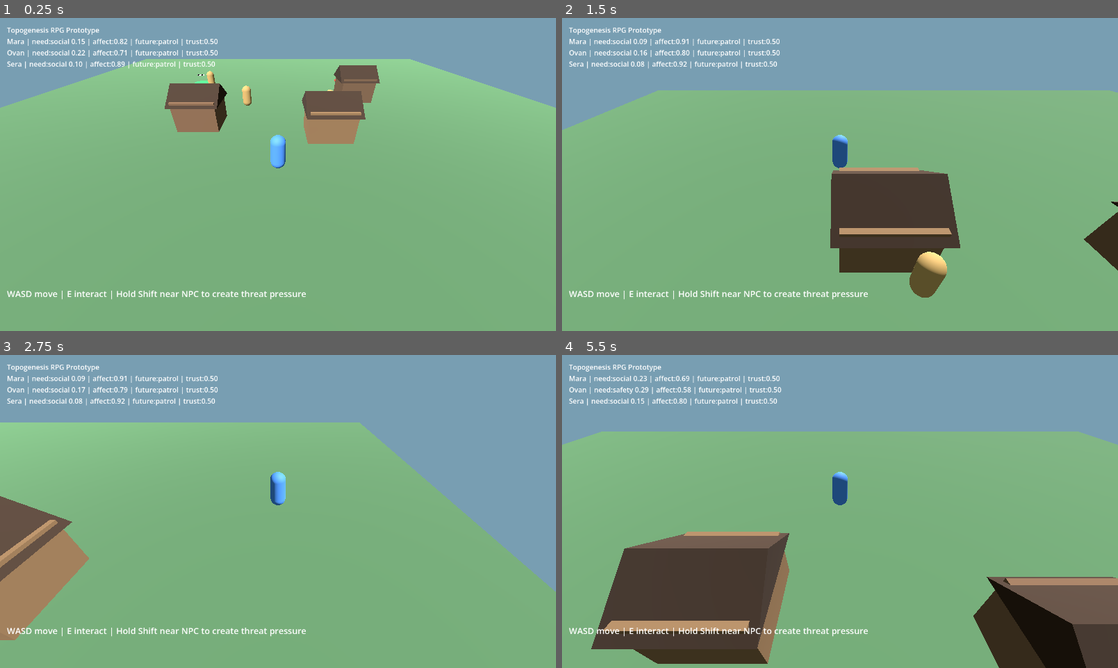
Above: before the commit, frames 1-4 (two rows, left to right).
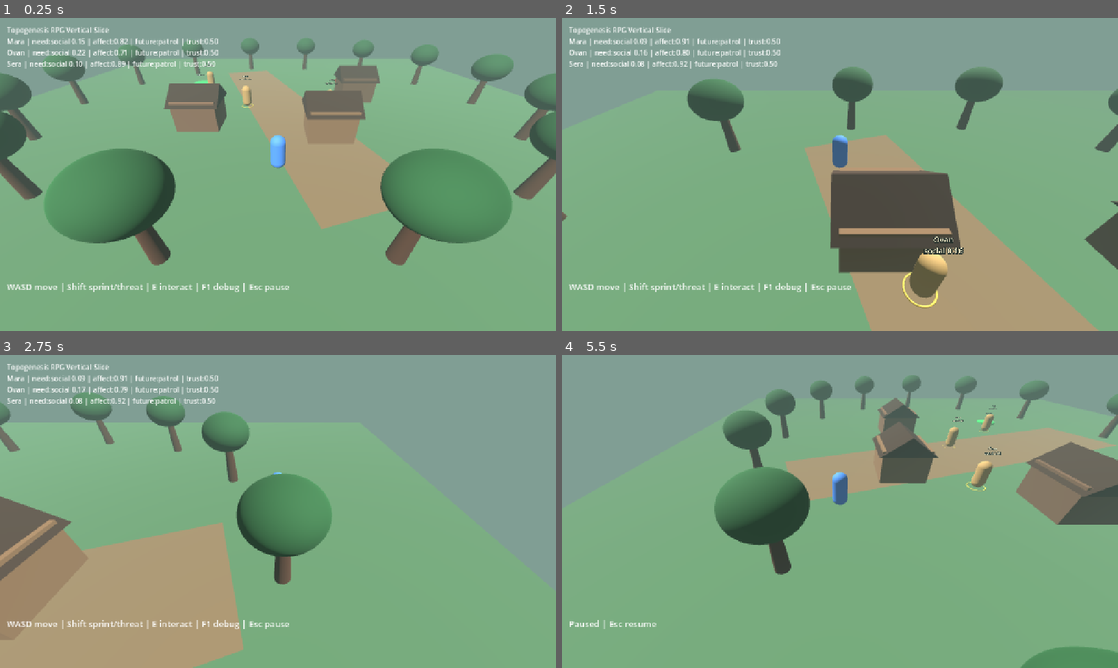
Above: after the commit, the same moments.

Repository: Homeo-X/Topogenesis
Game: Godot game, scene res://scenes/main.tscn
Two runs of this game, one before a commit and one after it. Both use one fixed random seed, a clock stepped at 60 frames per second and the inputs below.
Inputs:
- Up to frame 1 (0.25 s): no input
- Up to frame 2 (1.5 s): hold D (move_right, bound only after the commit) 0.53-1.28 s; hold E (interact, bound only after the commit) 0.53-1.28 s; tap Shift (sprint, bound only after the commit) at 0.8, 1.35 s; hold S (move_back, bound only after the commit) from 1.28 s (still down)
- Up to frame 3 (2.75 s): tap E (interact, bound only after the commit) at 1.55 s; release S (move_back, bound only after the commit) at 2.03 s; hold D (move_right, bound only after the commit) from 2.03 s (still down); hold E (interact, bound only after the commit) from 2.03 s (still down); tap Shift (sprint, bound only after the commit) at 2.3 s
- Up to frame 4 (5.5 s): release D (move_right, bound only after the commit) at 2.78 s; release E (interact, bound only after the commit) at 2.78 s; hold W (move_forward, bound only after the commit) 2.78-3.53 s; tap Shift (sprint, bound only after the commit) at 2.85, 3.8, 4.35, 5.3 s; tap E (interact, bound only after the commit) at 3.05, 4.55 s; hold E (interact, bound only after the commit) 3.53-4.28 s; hold A (move_left, bound only after the commit) 3.53-5.03 s; tap Escape (pause, bound only after the commit) at 4.15 s; tap F1 (toggle_debug, bound only after the commit) at 4.9 s; hold S (move_back, bound only after the commit) from 5.03 s (still down); hold E (interact, bound only after the commit) from 5.03 s (still down)

The runs differ from the first frame. In frame 1, 40% of the frame differs, in the area x 0-100%, y 0-90%; in frame 2, 39%; in frame 3, 50%; in frame 4, 60%, in the area x 0-100%, y 0-100%.

Commit message:
Upgrade Godot RPG vertical slice

Diff:
--- a/godot/project.godot
+++ b/godot/project.godot
@@ -5,7 +5,7 @@
 
 [application]
 
-config/name="Topogenesis RPG Prototype"
+config/name="Topogenesis RPG Vertical Slice"
 run/main_scene="res://scenes/main.tscn"
 config/features=PackedStringArray("4.6")
 config/icon="res://icon.svg"
@@ -18,7 +18,13 @@
 
 window/size/viewport_width=1280
 window/size/viewport_height=720
+window/stretch/mode="canvas_items"
+
+[physics]
+
+3d/run_on_separate_thread=true
 
 [rendering]
 
 renderer/rendering_method="forward_plus"
+anti_aliasing/quality/msaa_3d=2
--- a/godot/scripts/debug_hud.gd
+++ b/godot/scripts/debug_hud.gd
@@ -2,6 +2,8 @@
 
 var info_label: Label
 var dialogue_label: Label
+var prompt_label: Label
+var debug_visible := true
 var dialogue_timer := 0.0
 
 
@@ -13,19 +15,28 @@
 	add_child(info_label)
 
 	dialogue_label = Label.new()
-	dialogue_label.position = Vector2(16, 620)
+	dialogue_label.position = Vector2(16, 604)
 	dialogue_label.size = Vector2(1100, 80)
 	dialogue_label.add_theme_font_size_override("font_size", 20)
-	dialogue_label.text = "WASD move | E interact | Hold Shift near NPC to create threat pressure"
+	dialogue_label.text = "WASD move | Shift sprint/threat | E interact | F1 debug | Esc pause"
 	add_child(dialogue_label)
+
+	prompt_label = Label.new()
+	prompt_label.position = Vector2(16, 560)
+	prompt_label.size = Vector2(900, 40)
+	prompt_label.add_theme_font_size_override("font_size", 18)
+	add_child(prompt_label)
 
 
 func _process(delta: float) -> void:
 	dialogue_timer = maxf(0.0, dialogue_timer - delta)
+	if Input.is_action_just_pressed("toggle_debug"):
+		debug_visible = not debug_visible
+		info_label.visible = debug_visible
 	if dialogue_timer <= 0.0 and not dialogue_label.text.begins_with("WASD"):
-		dialogue_label.text = "WASD move | E interact | Hold Shift near NPC to create threat pressure"
+		dialogue_label.text = "WASD move | Shift sprint/threat | E interact | F1 debug | Esc pause"
 
-	var lines: Array[String] = ["Topogenesis RPG Prototype"]
+	var lines: Array[String] = ["Topogenesis RPG Vertical Slice"]
 	for npc in get_tree().get_nodes_in_group("npc"):
 		if npc.has_method("debug_summary"):
 			lines.append(npc.debug_summary())
@@ -35,3 +46,15 @@
 func show_dialogue(text: String) -> void:
 	dialogue_label.text = text
 	dialogue_timer = 5.0
+
+
+func set_prompt(text: String) -> void:
+	prompt_label.text = text
+
+
+func show_pause(paused: bool) -> void:
+	if paused:
+		dialogue_label.text = "Paused | Esc resume"
+		dialogue_timer = 999.0
+	else:
+		dialogue_timer = 0.0
--- a/godot/scripts/main.gd
+++ b/godot/scripts/main.gd
@@ -3,9 +3,11 @@
 var hud: CanvasLayer
 var nearest_npc: Node = null
 var interact_was_down := false
+var is_paused := false
 
 
 func _ready() -> void:
+	_configure_input_actions()
 	_build_lighting()
 	_build_ground()
 	_build_village()
@@ -16,12 +18,47 @@
 
 
 func _process(_delta: float) -> void:
+	if Input.is_action_just_pressed("pause"):
+		_toggle_pause()
+	if is_paused:
+		return
 	nearest_npc = _find_nearest_npc()
-	var interact_down := Input.is_key_pressed(KEY_E)
+	if nearest_npc != null:
+		hud.set_prompt("Press E to speak with %s" % nearest_npc.name)
+	else:
+		hud.set_prompt("")
+	var interact_down := Input.is_action_pressed("interact")
 	if nearest_npc != null and interact_down and not interact_was_down:
 		if nearest_npc.has_method("interact"):
 			hud.show_dialogue(nearest_npc.interact())
 	interact_was_down = interact_down
+
+
+func _configure_input_actions() -> void:
+	_ensure_key_action("move_forward", KEY_W)
+	_ensure_key_action("move_back", KEY_S)
+	_ensure_key_action("move_left", KEY_A)
+	_ensure_key_action("move_right", KEY_D)
+	_ensure_key_action("interact", KEY_E)
+	_ensure_key_action("sprint", KEY_SHIFT)
+	_ensure_key_action("pause", KEY_ESCAPE)
+	_ensure_key_action("toggle_debug", KEY_F1)
+
+
+func _ensure_key_action(action_name: StringName, keycode: Key) -> void:
+	if not InputMap.has_action(action_name):
+		InputMap.add_action(action_name)
+	if InputMap.action_get_events(action_name).is_empty():
+		var event := InputEventKey.new()
+		event.keycode = keycode
+		InputMap.action_add_event(action_name, event)
+
+
+func _toggle_pause() -> void:
+	is_paused = not is_paused
+	get_tree().paused = is_paused
+	hud.process_mode = Node.PROCESS_MODE_ALWAYS
+	hud.show_pause(is_paused)
 
 
 func _build_lighting() -> void:
@@ -37,6 +74,9 @@
 	env.ambient_light_source = Environment.AMBIENT_SOURCE_COLOR
 	env.ambient_light_color = Color(0.55, 0.60, 0.58)
 	env.ambient_light_energy = 0.8
+	env.fog_enabled = true
+	env.fog_density = 0.018
+	env.fog_light_color = Color(0.50, 0.62, 0.58)
 	world.environment = env
 	add_child(world)
 
@@ -51,6 +91,7 @@
 	mat.roughness = 1.0
 	ground.material_override = mat
 	add_child(ground)
+	_add_path()
 
 	var body := StaticBody3D.new()
 	var collision := CollisionShape3D.new()
@@ -69,6 +110,49 @@
 		[Vector3(6.5, 0.0, -1.5), Color(0.40, 0.30, 0.22)],
 	]:
 		_add_hut(item[0], item[1])
+	for i in range(14):
+		var angle := TAU * float(i) / 14.0
+		_add_tree(Vector3(cos(angle) * 16.0, 0.0, sin(angle) * 14.0))
+
+
+func _add_path() -> void:
+	var path := MeshInstance3D.new()
+	var plane := PlaneMesh.new()
+	plane.size = Vector2(5.0, 25.0)
+	path.mesh = plane
+	path.position = Vector3(0.0, 0.012, 0.0)
+	path.rotation_degrees.y = 18.0
+	var mat := StandardMaterial3D.new()
+	mat.albedo_color = Color(0.48, 0.40, 0.28)
+	mat.roughness = 1.0
+	path.material_override = mat
+	add_child(path)
+
+
+func _add_tree(pos: Vector3) -> void:
+	var trunk := MeshInstance3D.new()
+	var trunk_mesh := CylinderMesh.new()
+	trunk_mesh.top_radius = 0.18
+	trunk_mesh.bottom_radius = 0.28
+	trunk_mesh.height = 2.1
+	trunk.mesh = trunk_mesh
+	trunk.position = pos + Vector3(0.0, 1.05, 0.0)
+	var trunk_mat := StandardMaterial3D.new()
+	trunk_mat.albedo_color = Color(0.28, 0.17, 0.10)
+	trunk.material_override = trunk_mat
+	add_child(trunk)
+
+	var crown := MeshInstance3D.new()
+	var crown_mesh := SphereMesh.new()
+	crown_mesh.radius = 1.15
+	crown_mesh.height = 1.8
+	crown.mesh = crown_mesh
+	crown.position = pos + Vector3(0.0, 2.65, 0.0)
+	var crown_mat := StandardMaterial3D.new()
+	crown_mat.albedo_color = Color(0.14, 0.34, 0.18)
+	crown_mat.roughness = 0.9
+	crown.material_override = crown_mat
+	add_child(crown)
 
 
 func _add_hut(pos: Vector3, color: Color) -> void:
--- a/godot/scripts/npc_controller.gd
+++ b/godot/scripts/npc_controller.gd
@@ -6,6 +6,8 @@
 
 var wander_angle := 0.0
 var state: Dictionary = {}
+var overhead_label: Label3D
+var pressure_ring: MeshInstance3D
 
 
 func _ready() -> void:
@@ -26,8 +28,9 @@
 		"hazard": hazard,
 		"resource": resource,
 		"player_help": 0.0,
-		"player_threat": 1.0 if distance_to_player < 1.8 and Input.is_key_pressed(KEY_SHIFT) else 0.0,
+		"player_threat": 1.0 if distance_to_player < 1.8 and Input.is_action_pressed("sprint") else 0.0,
 	})
+	_update_visual_state()
 
 	var target := _desired_position(player, distance_to_player)
 	var direction := global_position.direction_to(target)
@@ -53,6 +56,7 @@
 		"player_help": 0.8,
 		"player_threat": 0.0,
 	})
+	_update_visual_state()
 	return TopogenesisBridge.interaction_line(npc_id)
 
 
@@ -111,3 +115,42 @@
 	shape.shape = capsule_shape
 	shape.position.y = 0.78
 	add_child(shape)
+
+	pressure_ring = MeshInstance3D.new()
+	var ring := TorusMesh.new()
+	ring.inner_radius = 0.42
+	ring.outer_radius = 0.48
+	pressure_ring.mesh = ring
+	pressure_ring.position.y = 0.04
+	add_child(pressure_ring)
+
+	overhead_label = Label3D.new()
+	overhead_label.text = display_name
+	overhead_label.position.y = 2.05
+	overhead_label.billboard = BaseMaterial3D.BILLBOARD_ENABLED
+	overhead_label.modulate = Color(0.95, 0.92, 0.78)
+	add_child(overhead_label)
+
+
+func _update_visual_state() -> void:
+	if overhead_label == null or pressure_ring == null:
+		return
+	var need := str(state.get("dominant_need", "unknown"))
+	var affect := float(state.get("affect_stability", 0.5))
+	var threat := float(state.get("threat_salience", 0.0))
+	overhead_label.text = "%s\n%s %.2f" % [display_name, need, state.get("need_total", 0.0)]
+	var mat := StandardMaterial3D.new()
+	mat.emission_enabled = true
+	if need == "safety":
+		mat.albedo_color = Color(0.90, 0.20, 0.16)
+	elif need == "metabolic":
+		mat.albedo_color = Color(0.20, 0.82, 0.36)
+	elif need == "epistemic":
+		mat.albedo_color = Color(0.35, 0.58, 1.00)
+	else:
+		mat.albedo_color = Color(0.86, 0.72, 0.25)
+	mat.emission = mat.albedo_color
+	mat.emission_energy_multiplier = 0.3 + 0.7 * threat
+	mat.roughness = 0.7
+	pressure_ring.material_override = mat
+	pressure_ring.scale = Vector3.ONE * lerpf(0.85, 1.25, 1.0 - affect)
--- a/godot/scripts/player_controller.gd
+++ b/godot/scripts/player_controller.gd
@@ -1,10 +1,12 @@
 extends CharacterBody3D
 
 @export var speed := 6.0
+@export var sprint_speed := 8.5
 @export var acceleration := 16.0
 @export var gravity := 18.0
 
 var look_target: Vector3 = Vector3.FORWARD
+var camera: Camera3D
 
 
 func _ready() -> void:
@@ -13,18 +15,11 @@
 
 
 func _physics_process(delta: float) -> void:
-	var input_dir := Vector3.ZERO
-	if Input.is_key_pressed(KEY_W):
-		input_dir.z -= 1.0
-	if Input.is_key_pressed(KEY_S):
-		input_dir.z += 1.0
-	if Input.is_key_pressed(KEY_A):
-		input_dir.x -= 1.0
-	if Input.is_key_pressed(KEY_D):
-		input_dir.x += 1.0
-	input_dir = input_dir.normalized()
+	var input_2d := Input.get_vector("move_left", "move_right", "move_forward", "move_back")
+	var input_dir := Vector3(input_2d.x, 0.0, input_2d.y).normalized()
+	var active_speed := sprint_speed if Input.is_action_pressed("sprint") else speed
 
-	var target_velocity := input_dir * speed
+	var target_velocity := input_dir * active_speed
 	velocity.x = move_toward(velocity.x, target_velocity.x, acceleration * delta)
 	velocity.z = move_toward(velocity.z, target_velocity.z, acceleration * delta)
 	if not is_on_floor():
@@ -36,6 +31,14 @@
 	if input_dir.length() > 0.01:
 		look_target = input_dir
 		rotation.y = atan2(-look_target.x, -look_target.z)
+	_update_camera(delta)
+
+
+func _update_camera(delta: float) -> void:
+	if camera == null:
+		return
+	var desired := Vector3(0.0, 5.8, 8.0)
+	camera.position = camera.position.lerp(desired, minf(1.0, 10.0 * delta))
 
 
 func _build_body() -> void:
@@ -60,7 +63,7 @@
 	shape.position.y = 0.85
 	add_child(shape)
 
-	var camera := Camera3D.new()
+	camera = Camera3D.new()
 	camera.name = "Camera3D"
 	camera.position = Vector3(0.0, 5.8, 8.0)
 	camera.rotation_degrees = Vector3(-38.0, 0.0, 0.0)
Not shown, added: godot/PRODUCTION_NOTES.md
Not shown, changed: godot/README.md
